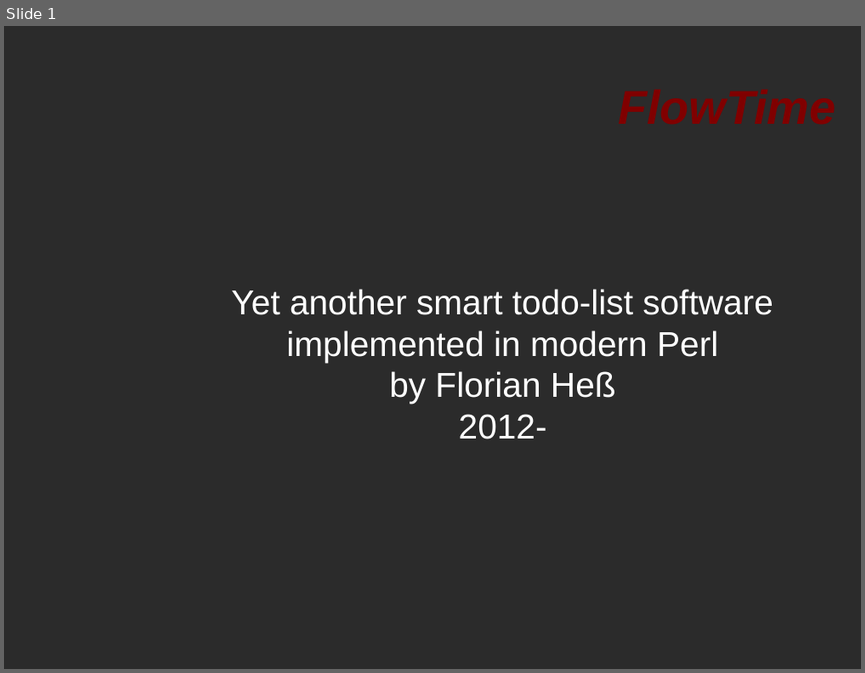
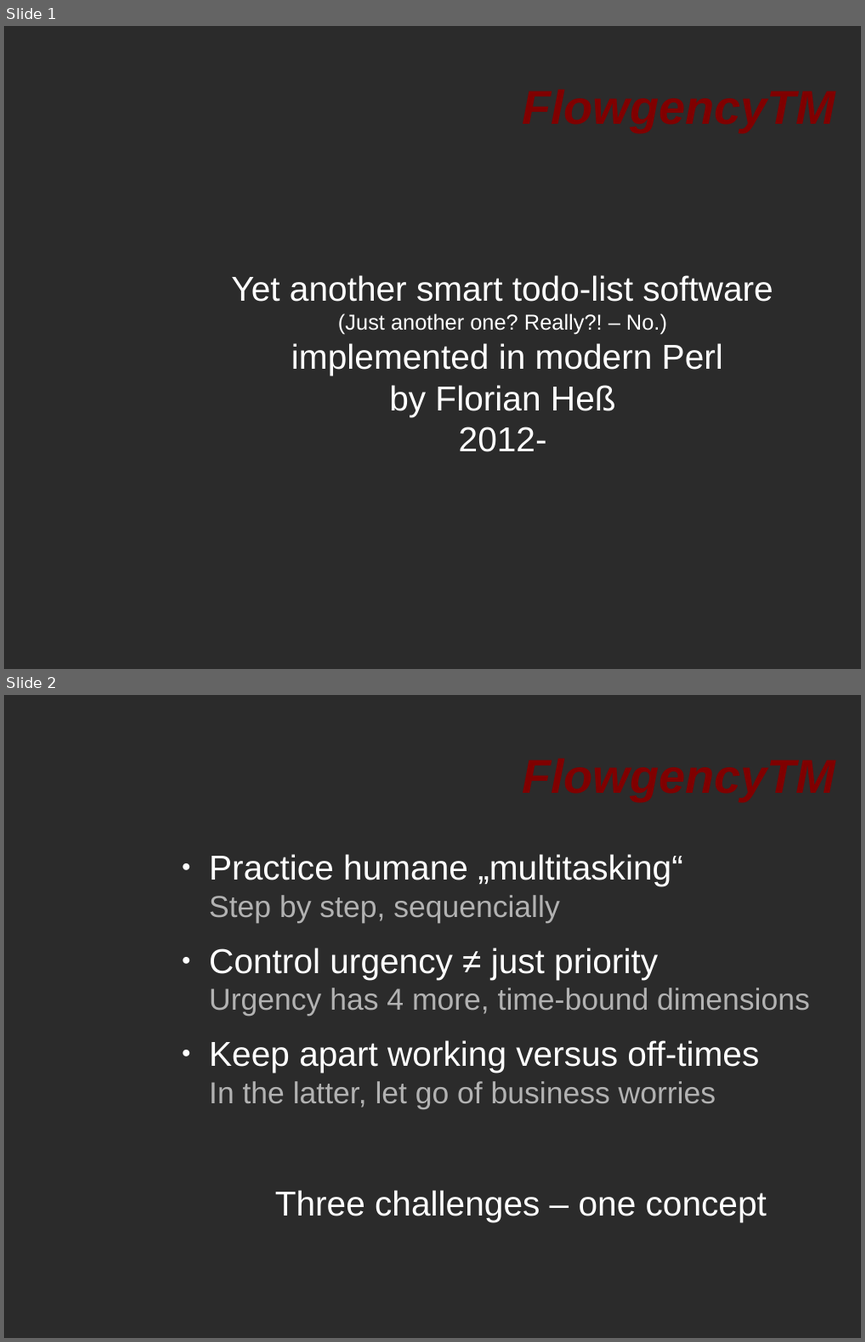
Before and after one commit to flowdy/FlowgencyTM, a slide deck: doc/intro.odp. Shown one above the other, each under a label of ours: slide 1 before the commit, slides 1 and 2 after it. The pictures are 865x673 and 865x1342 pixels, drawn with LibreOffice and Linux fonts; fonts in the diff are those of the drawing; background and template pictures are left out; a plain dark background stands for a picture behind light text. Boxes give left, top, right and bottom in pixels: in the first picture for what was removed or moved away, otherwise in the second. Text is boxed around its words. In the diff, an @@ line names an element or a change of style, - is before the commit and + after.

```diff
--- a/doc/intro.odp
+++ b/doc/intro.odp
@@ slide 2 added at (x1=4, y1=695, x2=861, y2=1338), background picture (left out) @@
@@ title added at (x1=313, y1=721, x2=837, y2=828), 44 pt, text #800000, bold, italic @@
+FlowgencyTM
@@ text added at (x1=209, y1=854, x2=810, y2=1222), 32 pt, text #FFFFFF @@
+● Practice humane „multitasking“
+  Step by step, sequencially
+● Control urgency ≠ just priority
+  Urgency has 4 more, time-bound dimensions
+● Keep apart working versus off-times
+  In the latter, let go of business worries
+Three challenges – one concept
@@ slide 1 changed as well @@
@@ title at (x1=313, y1=52, x2=837, y2=159): text changed @@
-FlowTime
+FlowgencyTM
@@ subtitle at (x1=231, y1=275, x2=773, y2=416): text changed @@
-Yet another smart todo-list software implemented in modern Perl
-by Florian Heß
+Yet another smart todo-list software
+(Just another one? Really?! – No.)
+implemented in modern Perl
+by Florian Heß
```
Also in this commit, not shown: 5 other slides changed, 2 other slides added, 1 slide removed.
